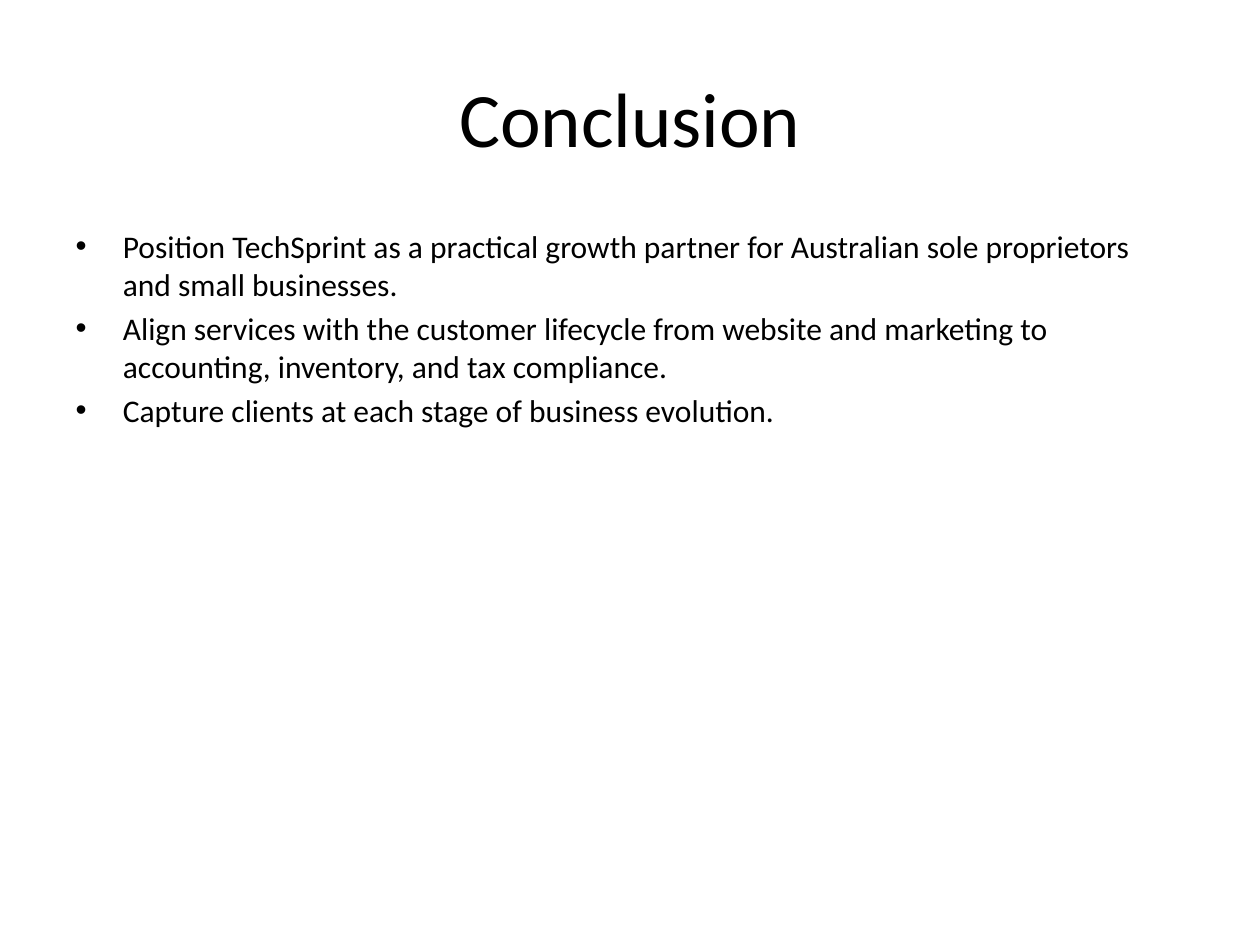
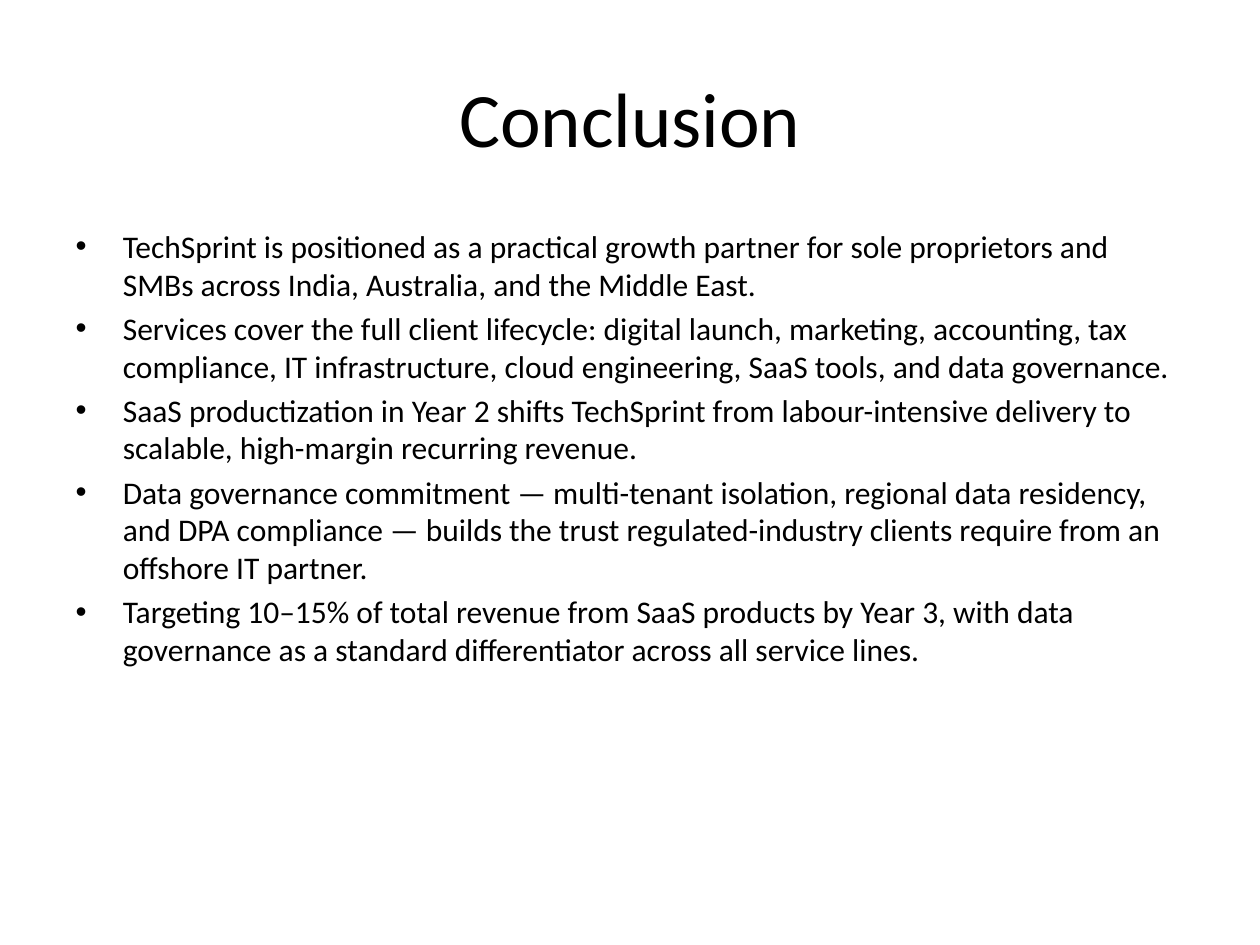
Before and after one commit to rajendran30/techsprint, a slide deck: slide 10 of marketing-strategy.pptx (slide 9 before the commit). Drawn at 1260x945 pixels with LibreOffice and Linux fonts; fonts in the diff are those of the drawing. Boxes give left, top, right and bottom in pixels: in the first picture for what was removed or moved away, otherwise in the second. Text is boxed around its words. In the diff, an @@ line names an element or a change of style, - is before the commit and + after.

Commit message:
Added value additions and combined Cloud consulting and Finops into one category

```diff
--- a/marketing-strategy.pptx
+++ b/marketing-strategy.pptx
@@ text at box(123, 236, 1169, 667): text changed @@
-• Position TechSprint as a practical growth partner for Australian sole proprietors and small businesses.
-• Align services with the customer lifecycle from website and marketing to accounting, inventory, and tax compliance.
-• Capture clients at each stage of business evolution.
+• TechSprint is positioned as a practical growth partner for sole proprietors and SMBs across India, Australia, and the Middle East.
+• Services cover the full client lifecycle: digital launch, marketing, accounting, tax compliance, IT infrastructure, cloud engineering, SaaS tools, and data governance.
+• SaaS productization in Year 2 shifts TechSprint from labour-intensive delivery to scalable, high-margin recurring revenue.
+• Data governance commitment — multi-tenant isolation, regional data residency, and DPA compliance — builds the trust regulated-industry clients require from an offshore IT partner.
+• Targeting 10–15% of total revenue from SaaS products by Year 3, with data governance as a standard differentiator across all service lines.
```
Also in this commit, not shown: 8 other slides changed, 1 slide added, 8 other files.
